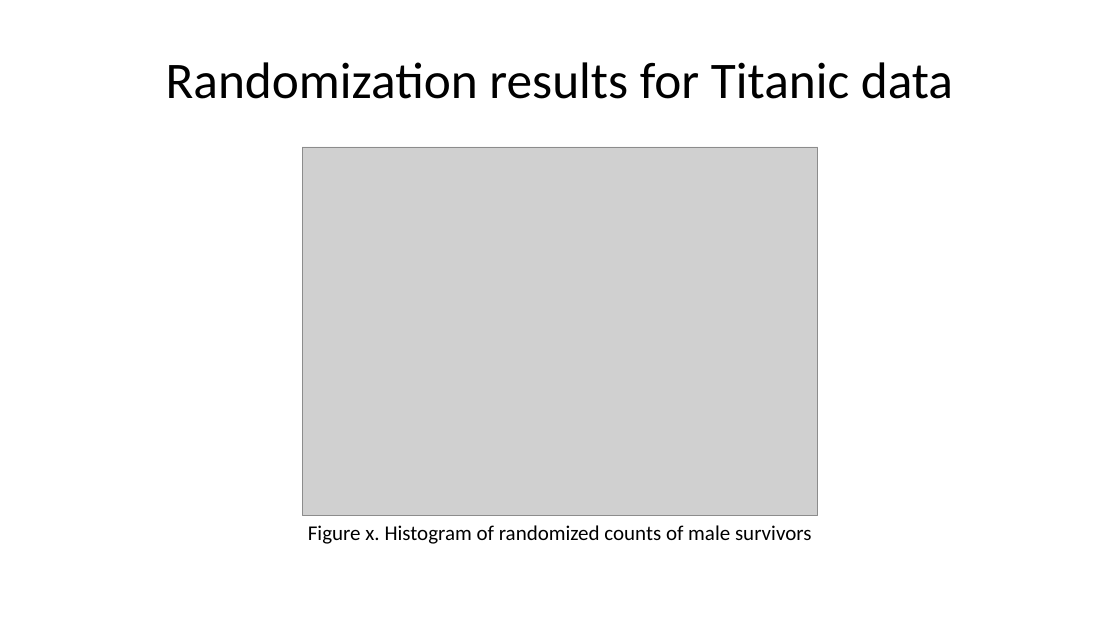
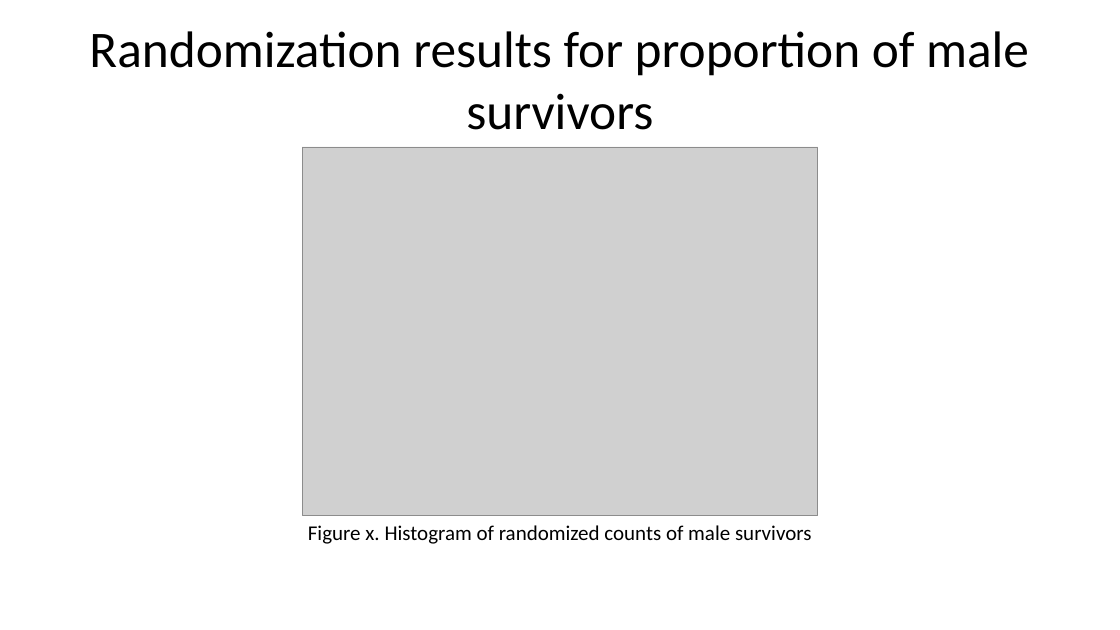
Before and after one commit to pmean/talks, a slide deck: slide 55 of exact-tests/results/exact-and-randomization-tests.pptx. Drawn at 1120x630 pixels with LibreOffice and Linux fonts; fonts in the diff are those of the drawing; grey boxes stand for pictures. Boxes give left, top, right and bottom in pixels: in the first picture for what was removed or moved away, otherwise in the second. Text is boxed around its words. In the diff, an @@ line names an element or a change of style, - is before the commit and + after.

```diff
--- a/exact-tests/results/exact-and-randomization-tests.pptx
+++ b/exact-tests/results/exact-and-randomization-tests.pptx
@@ title at bbox=[89, 31, 1029, 130]: text changed @@
-Randomization results for Titanic data
+Randomization results for proportion of male survivors
```
Also in this commit, not shown: 11 other slides changed, 2 slides added, 3 slides removed, 3 other files.
